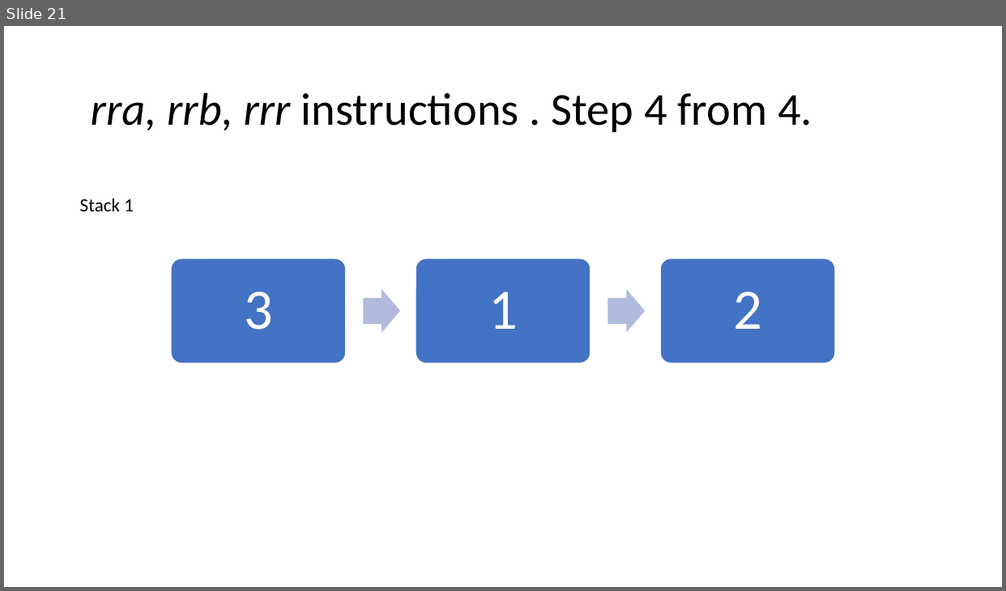
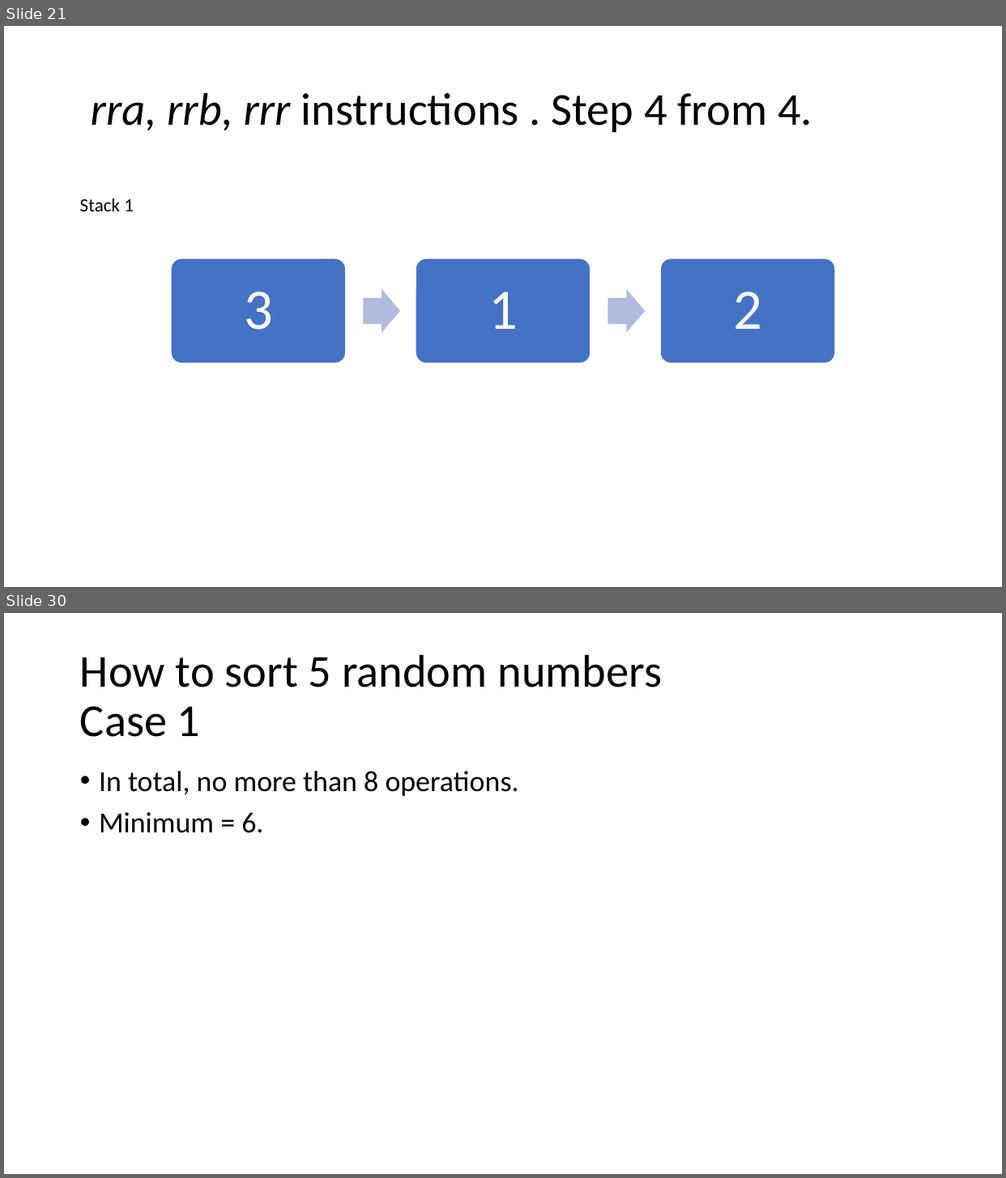
Before and after one commit to orsk-moscow/School21_push_swap, a slide deck: Push_swap.pptx. Shown one above the other, each under a label of ours: slide 21 before the commit, slides 21 and 30 after it; the slides between them are not shown. The pictures are 1006x591 and 1006x1178 pixels, drawn with LibreOffice and Linux fonts; fonts in the diff are those of the drawing. Boxes give left, top, right and bottom in pixels: in the first picture for what was removed or moved away, otherwise in the second. Text is boxed around its words. In the diff, an @@ line names an element or a change of style, - is before the commit and + after.

Commit message:
start attempt with new structure = int number, insigned int index, int binary result

```diff
--- a/Push_swap.pptx
+++ b/Push_swap.pptx
@@ slide 30 added at (4, 613, 1002, 1174), background #FFFFFF @@
@@ title added at (80, 654, 663, 737), 44 pt, text #000000 @@
+How to sort 5 random numbers
+Case 1
@@ text added at (99, 771, 519, 833), 28 pt, text #000000 @@
+• In total, no more than 8 operations.
+• Minimum = 6.
```
Also in this commit, not shown: 87 other slides added, 7 other files.
